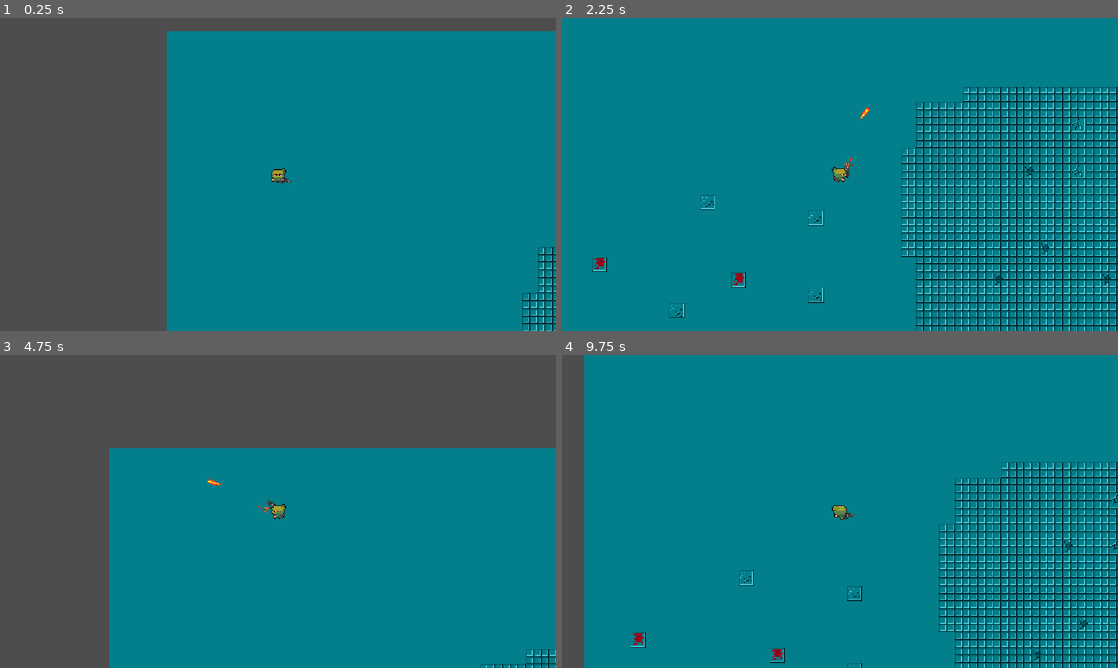
Above: before the commit, frames 1-4 (two rows, left to right).
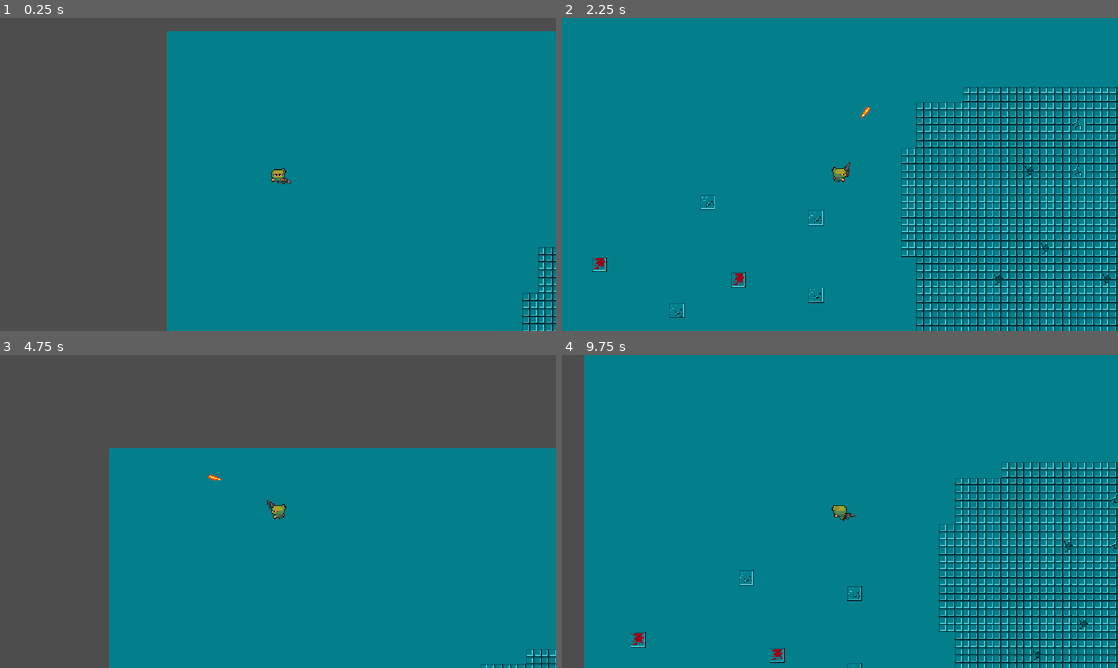
Above: after the commit, the same moments.

Repository: darovidu/nuevo_juego
Game: Godot game, scene res://Scenes/world.tscn
The game is run twice, just before and just after one commit, with the same random seed, the same clock (stepped at 60 frames per second) and the same inputs.
Inputs (mouse positions are in pixels of both pictures, inside the frame that each line leads up to):
- Up to frame 1 (0.25 s): no input
- Up to frame 2 (2.25 s): tap Enter at 0.5 s; move the mouse to (962, 158) at 0.52 s; hold D (right) 0.53-1.28 s; click (962, 158) at 0.6 s; right-click (962, 158) at 0.8 s; move the mouse to (728, 190) at 1.27 s; hold S (down) 1.28-2.03 s; right-click (728, 190) at 1.35 s; click (728, 190) at 1.55 s; move the mouse to (895, 105) at 2.02 s; hold D (right) from 2.03 s (still down); click (895, 105) at 2.1 s
- Up to frame 3 (4.75 s): right-click (333, 442) at 2.3 s; move the mouse to (250, 574) at 2.77 s; release D (right) at 2.78 s; hold W (up) 2.78-3.53 s; tap Space (dash) at 2.85 s; click (250, 574) at 3.05 s; move the mouse to (444, 558) at 3.52 s; hold A (left) from 3.53 s (still down); right-click (444, 558) at 3.6 s; move the mouse to (111, 464) at 4.27 s; tap 1 (revolver) at 4.35 s; click (111, 464) at 4.55 s
- Up to frame 4 (9.75 s): move the mouse to (867, 511) at 5.02 s; release A (left) at 5.03 s; hold S (down) 5.03-5.78 s; tap 2 (shotgun) at 5.1 s; right-click (867, 511) at 5.3 s; move the mouse to (756, 433) at 5.77 s; hold D (right) 5.78-6.53 s; click (756, 433) at 5.85 s; move the mouse to (962, 495) at 6.52 s; hold W (up) 6.53-7.28 s; right-click (962, 495) at 6.6 s; move the mouse to (728, 527) at 7.27 s; hold D (right) 7.28-8.03 s; click (728, 527) at 7.35 s; move the mouse to (895, 442) at 8.02 s; hold S (down) 8.03-8.78 s; tap Space (dash) at 8.1 s; right-click (895, 442) at 8.3 s; move the mouse to (812, 574) at 8.77 s; hold A (left) 8.78-9.53 s; right-click (812, 574) at 8.85 s; click (812, 574) at 9.05 s; move the mouse to (1006, 558) at 9.52 s; hold W (up) from 9.53 s (still down); tap 1 (revolver) at 9.6 s

The runs differ from the first frame. In frame 1, less than 0.1% of the frame differs, in the area x 49-53%, y 51-54%; in frame 2, less than 0.1%; in frame 3, less than 0.1%, in the area x 37-50%, y 38-51%; in frame 4, less than 0.1%.

Commit message:
Creado el disparo cargado

Diff:
--- a/Scenes/bullet.tscn
+++ b/Scenes/bullet.tscn
@@ -3,6 +3,38 @@
 [ext_resource type="Script" uid="uid://cwdn7o0qpoctw" path="res://Scripts/bullet.gd" id="1_oduel"]
 [ext_resource type="Texture2D" uid="uid://cxlyji7m8iuxh" path="res://Assets/Items/All_Fire_Bullet_Pixel_16x16_00.png" id="2_oduel"]
 
+[sub_resource type="AtlasTexture" id="AtlasTexture_0kq1l"]
+atlas = ExtResource("2_oduel")
+region = Rect2(176, 176, 16, 16)
+
+[sub_resource type="AtlasTexture" id="AtlasTexture_lv37c"]
+atlas = ExtResource("2_oduel")
+region = Rect2(192, 176, 16, 16)
+
+[sub_resource type="AtlasTexture" id="AtlasTexture_1l14f"]
+atlas = ExtResource("2_oduel")
+region = Rect2(208, 176, 16, 16)
+
+[sub_resource type="AtlasTexture" id="AtlasTexture_tvxb2"]
+atlas = ExtResource("2_oduel")
+region = Rect2(224, 176, 16, 16)
+
+[sub_resource type="AtlasTexture" id="AtlasTexture_3pnf4"]
+atlas = ExtResource("2_oduel")
+region = Rect2(256, 160, 16, 16)
+
+[sub_resource type="AtlasTexture" id="AtlasTexture_o7ppg"]
+atlas = ExtResource("2_oduel")
+region = Rect2(272, 160, 16, 16)
+
+[sub_resource type="AtlasTexture" id="AtlasTexture_58ygq"]
+atlas = ExtResource("2_oduel")
+region = Rect2(288, 160, 16, 16)
+
+[sub_resource type="AtlasTexture" id="AtlasTexture_qvo6q"]
+atlas = ExtResource("2_oduel")
+region = Rect2(304, 160, 16, 16)
+
 [sub_resource type="AtlasTexture" id="AtlasTexture_oduel"]
 atlas = ExtResource("2_oduel")
 region = Rect2(176, 80, 16, 16)
@@ -37,6 +69,40 @@
 
 [sub_resource type="SpriteFrames" id="SpriteFrames_g4v7s"]
 animations = [{
+"frames": [{
+"duration": 1.0,
+"texture": SubResource("AtlasTexture_0kq1l")
+}, {
+"duration": 1.0,
+"texture": SubResource("AtlasTexture_lv37c")
+}, {
+"duration": 1.0,
+"texture": SubResource("AtlasTexture_1l14f")
+}, {
+"duration": 1.0,
+"texture": SubResource("AtlasTexture_tvxb2")
+}],
+"loop": 1,
+"name": &"big_destroy",
+"speed": 5.0
+}, {
+"frames": [{
+"duration": 1.0,
+"texture": SubResource("AtlasTexture_3pnf4")
+}, {
+"duration": 1.0,
+"texture": SubResource("AtlasTexture_o7ppg")
+}, {
+"duration": 1.0,
+"texture": SubResource("AtlasTexture_58ygq")
+}, {
+"duration": 1.0,
+"texture": SubResource("AtlasTexture_qvo6q")
+}],
+"loop": 1,
+"name": &"big_shot",
+"speed": 5.0
+}, {
 "frames": [{
 "duration": 1.0,
 "texture": SubResource("AtlasTexture_oduel")
@@ -99,8 +165,8 @@
 "values": [0]
 }
 
-[sub_resource type="Animation" id="Animation_0kq1l"]
-resource_name = "destroy"
+[sub_resource type="Animation" id="Animation_tde3n"]
+resource_name = "big_destroy"
 length = 1.3
 tracks/0/type = "value"
 tracks/0/imported = false
@@ -112,7 +178,7 @@
 "times": PackedFloat32Array(0),
 "transitions": PackedFloat32Array(1),
 "update": 1,
-"values": [&"destroy"]
+"values": [&"big_destroy"]
 }
 tracks/1/type = "value"
 tracks/1/imported = false
@@ -141,6 +207,77 @@
 }]
 }
 
+[sub_resource type="Animation" id="Animation_s5ufl"]
+resource_name = "big_shot"
+length = 1.2
+loop_mode = 1
+tracks/0/type = "value"
+tracks/0/imported = false
+tracks/0/enabled = true
+tracks/0/path = NodePath("Sprites:animation")
+tracks/0/interp = 1
+tracks/0/loop_wrap = true
+tracks/0/keys = {
+"times": PackedFloat32Array(0),
+"transitions": PackedFloat32Array(1),
+"update": 1,
+"values": [&"big_shot"]
+}
+tracks/1/type = "value"
+tracks/1/imported = false
+tracks/1/enabled = true
+tracks/1/path = NodePath("Sprites:frame")
+tracks/1/interp = 1
+tracks/1/loop_wrap = true
+tracks/1/keys = {
+"times": PackedFloat32Array(0, 0.3, 0.6, 0.9),
+"transitions": PackedFloat32Array(1, 1, 1, 1),
+"update": 1,
+"values": [0, 1, 2, 3]
+}
+
+[sub_resource type="Animation" id="Animation_0kq1l"]
+resource_name = "destroy"
+length = 1.3
+tracks/0/type = "value"
+tracks/0/imported = false
+tracks/0/enabled = true
+tracks/0/path = NodePath("Sprites:animation")
+tracks/0/interp = 1
+tracks/0/loop_wrap = true
+tracks/0/keys = {
+"times": PackedFloat32Array(0),
+"transitions": PackedFloat32Array(1),
+"update": 1,
+"values": [&"destroy"]
+}
+tracks/1/type = "value"
+tracks/1/imported = false
+tracks/1/enabled = true
+tracks/1/path = NodePath("Sprites:frame")
+tracks/1/interp = 1
+tracks/1/loop_wrap = true
+tracks/1/keys = {
+"times": PackedFloat32Array(0, 0.33333334, 0.6666667, 1),
+"transitions": PackedFloat32Array(1, 1, 1, 1),
+"update": 1,
+"values": [0, 1, 2, 3]
+}
+tracks/2/type = "method"
+tracks/2/imported = false
+tracks/2/enabled = true
+tracks/2/path = NodePath(".")
+tracks/2/interp = 1
+tracks/2/loop_wrap = true
+tracks/2/keys = {
+"times": PackedFloat32Array(1.3),
+"transitions": PackedFloat32Array(1),
+"values": [{
+"args": [],
+"method": &"queue_free"
+}]
+}
+
 [sub_resource type="Animation" id="Animation_tkcvl"]
 resource_name = "shoot"
 length = 1.2
@@ -173,6 +310,8 @@
 [sub_resource type="AnimationLibrary" id="AnimationLibrary_qiu8q"]
 _data = {
 &"RESET": SubResource("Animation_qttmj"),
+&"big_destroy": SubResource("Animation_tde3n"),
+&"big_shot": SubResource("Animation_s5ufl"),
 &"destroy": SubResource("Animation_0kq1l"),
 &"shoot": SubResource("Animation_tkcvl")
 }
@@ -191,7 +330,6 @@
 
 [node name="Animations" type="AnimationPlayer" parent="." unique_id=889578643]
 libraries/ = SubResource("AnimationLibrary_qiu8q")
-autoplay = &"shoot"
 
 [node name="HitBox" type="CollisionShape2D" parent="." unique_id=1352585529]
 position = Vector2(6.229167, 0.5)
--- a/Scenes/player.tscn
+++ b/Scenes/player.tscn
@@ -1125,7 +1125,8 @@
 [node name="Weapon" type="Node2D" parent="." unique_id=796773158]
 
 [node name="Revolver" parent="Weapon" unique_id=1601344144 instance=ExtResource("8_f1ek2")]
-position = Vector2(8, 3)
+position = Vector2(9, 3)
+cooldown = null
 
 [node name="Sniper" parent="Weapon" unique_id=1389175575 instance=ExtResource("3_tx1dd")]
 visible = false
--- a/Scenes/revolver.tscn
+++ b/Scenes/revolver.tscn
@@ -4,6 +4,7 @@
 [ext_resource type="Texture2D" uid="uid://dvhbhh4gd48hy" path="res://Assets/Items/revolver.png" id="2_ldl0s"]
 [ext_resource type="Texture2D" uid="uid://bi6cibq2e5m15" path="res://Assets/Items/sniper.png" id="3_ldl0s"]
 [ext_resource type="Texture2D" uid="uid://bficc7vwpeqj1" path="res://Assets/Items/shot.png" id="4_h5sga"]
+[ext_resource type="Texture2D" uid="uid://cxlyji7m8iuxh" path="res://Assets/Items/All_Fire_Bullet_Pixel_16x16_00.png" id="4_v37om"]
 
 [sub_resource type="AtlasTexture" id="AtlasTexture_fkybt"]
 atlas = ExtResource("2_ldl0s")
@@ -102,6 +103,14 @@
 "speed": 5.0
 }]
 
+[sub_resource type="AtlasTexture" id="AtlasTexture_03b68"]
+atlas = ExtResource("4_v37om")
+region = Rect2(272, 64, 16, 16)
+
+[sub_resource type="AtlasTexture" id="AtlasTexture_71b88"]
+atlas = ExtResource("4_v37om")
+region = Rect2(256, 64, 16, 16)
+
 [sub_resource type="AtlasTexture" id="AtlasTexture_eb8pp"]
 atlas = ExtResource("4_h5sga")
 region = Rect2(0, 0, 12, 11)
@@ -116,6 +125,17 @@
 
 [sub_resource type="SpriteFrames" id="SpriteFrames_g4v7s"]
 animations = [{
+"frames": [{
+"duration": 1.0,
+"texture": SubResource("AtlasTexture_03b68")
+}, {
+"duration": 1.0,
+"texture": SubResource("AtlasTexture_71b88")
+}],
+"loop": 1,
+"name": &"hold_shoot",
+"speed": 5.0
+}, {
 "frames": [{
 "duration": 1.0,
 "texture": SubResource("AtlasTexture_eb8pp")
--- a/Scenes/world.tscn
+++ b/Scenes/world.tscn
@@ -3,6 +3,7 @@
 [ext_resource type="Texture2D" uid="uid://sy3egxpegqm4" path="res://Assets/TileMaps/neo_zero_tiles_and_buildings_01.png" id="1_5a7ea"]
 [ext_resource type="PackedScene" uid="uid://bjsf3q6hvbyji" path="res://Scenes/player.tscn" id="1_a02cp"]
 [ext_resource type="PackedScene" uid="uid://dju1wkhpxunhb" path="res://Scenes/enemy.tscn" id="2_go701"]
+[ext_resource type="Texture2D" uid="uid://cxlyji7m8iuxh" path="res://Assets/Items/All_Fire_Bullet_Pixel_16x16_00.png" id="4_8j60k"]
 
 [sub_resource type="NavigationPolygon" id="NavigationPolygon_5a7ea"]
 vertices = PackedVector2Array(8, 8, -8, 8, -8, -8, 8, -8)
@@ -232,3 +233,7 @@
 
 [node name="Enemy" parent="." unique_id=1397574840 instance=ExtResource("2_go701")]
 position = Vector2(695, 334)
+
+[node name="AllFireBulletPixel16x1600" type="Sprite2D" parent="." unique_id=1617744028]
+position = Vector2(-676, 528)
+texture = ExtResource("4_8j60k")
--- a/Scripts/bullet.gd
+++ b/Scripts/bullet.gd
@@ -5,7 +5,14 @@
 
 var speed:int = 500
 var boolDestroy:bool = false
+var big_shot: bool = false
 
+
+func _ready() -> void:
+	if big_shot:
+		$Animations.play("big_shot")
+	else:
+		$Animations.play("shoot")
 
 func _physics_process(delta: float) -> void:
 	move_local_x(speed * delta)
@@ -25,9 +32,11 @@
 	set_collision_mask_value(3, true)
 	set_collision_mask_value(1, false)
 	speed = 400
-	print("PARRY")
 
 func destroy():
 	boolDestroy = true
 	speed = 0
-	$Animations.play("destroy")
+	if big_shot:
+		$Animations.play("big_destroy")
+	else:
+		$Animations.play("destroy")
--- a/Scripts/player.gd
+++ b/Scripts/player.gd
@@ -38,12 +38,18 @@
 		if Input.is_action_just_pressed("click") and canShoot:
 			shoot()
 
+		if Input.is_action_just_pressed("parry") and canShoot:
+			secundary_shoot()
+
+		if Input.is_action_just_released("parry"):
+			$Weapon/Revolver.release_shoot()
+
 		if Input.is_action_just_pressed("dash") and current_State == STATE.RUN and direction != Vector2.ZERO:
 			$Dash.start()
 			current_State = STATE.DASH
 
-		if Input.is_action_just_pressed("parry"):
-			parry()
+		#if Input.is_action_just_pressed("parry"):
+			#parry()
 
 		if Input.is_action_just_pressed("revolver") and weapon != 1:
 			change_weapon(1)
@@ -158,6 +164,13 @@
 		2:
 			pass
 
+func secundary_shoot():
+	match weapon:
+		1:
+			$Weapon/Revolver.hold_shoot()
+		2:
+			pass
+
 func change_weapon(num_weapon:int):
 	match num_weapon:
 		1:
--- a/Scripts/revolver.gd
+++ b/Scripts/revolver.gd
@@ -2,6 +2,11 @@
 
 
 @onready var BULLET = preload("res://Scenes/bullet.tscn")
+@onready var tween: Tween = null
+
+var finish_hold: bool = false
+var duration: float = 0.5
+var big_shot: bool = false
 
 
 func shoot():
@@ -10,6 +15,38 @@
 		var bullet = BULLET.instantiate()
 		bullet.global_position = $Marker2D.global_position
 		bullet.global_rotation = self.global_rotation
+		if big_shot:
+			bullet.big_shot = true
+			big_shot = false
 		get_parent().get_parent().get_parent().add_child(bullet)
 		$Animations.play("shoot")
 		$AnimationsEffects.play("shot")
+
+func hold_shoot():
+	if canShoot:
+		if tween:
+			tween.kill()
+		$SpritesEffects.animation = "hold_shoot"
+		$SpritesEffects.scale = Vector2(0.0, 0.0)
+		$SpritesEffects.visible = true
+		tween = create_tween()
+		tween.tween_property($SpritesEffects, "scale", Vector2(1.0, 1.0), duration)
+		tween.tween_property($SpritesEffects, "frame", 1, 0)
+		await tween.finished
+		finish_hold = true
+		tween.kill()
+
+func release_shoot():
+	if tween:
+		tween.kill()
+	if finish_hold:
+		big_shot = true
+		finish_hold = false
+		shoot()
+	else:
+		canShoot = false
+		tween = create_tween()
+		tween.tween_property($SpritesEffects, "scale", Vector2(0.0, 0.0), duration)
+		await tween.finished
+		canShoot = true
+		tween.kill()
--- a/Scripts/weapon.gd
+++ b/Scripts/weapon.gd
@@ -7,5 +7,9 @@
 func flip(value:bool):
 	if value:
 		$Sprites.flip_v = true
+		$SpritesEffects.position.y = 2.0
+		$Marker2D.position.y = 2.333
 	else:
 		$Sprites.flip_v = false
+		$SpritesEffects.position.y = -3.0
+		$Marker2D.position.y = -2.667
